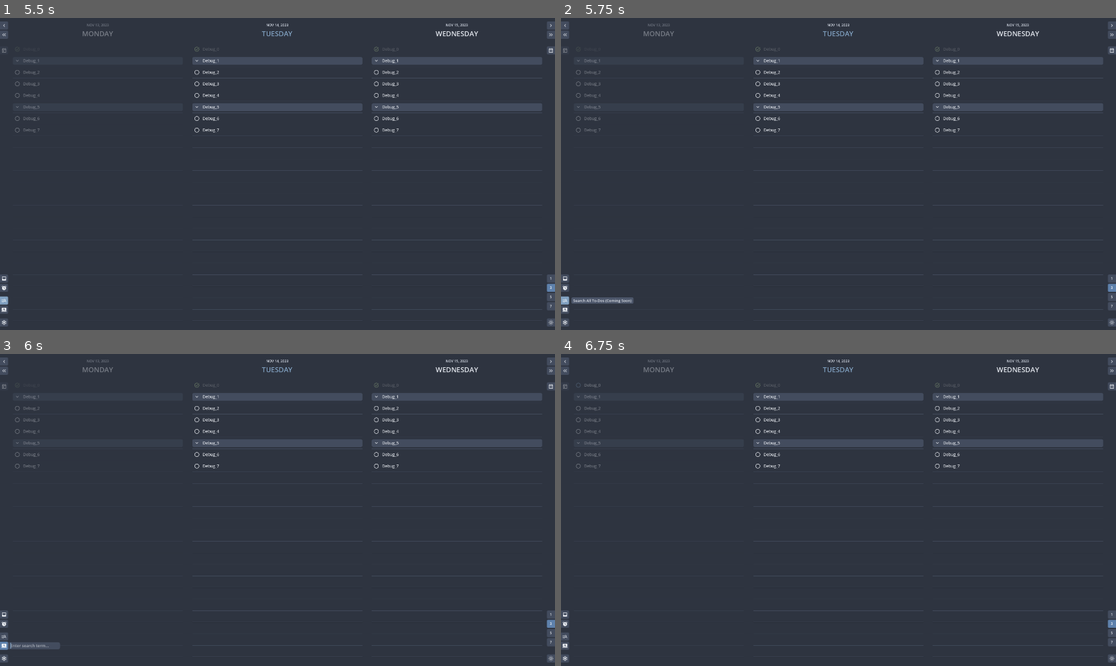
Above: before the commit, frames 1-4 (two rows, left to right).
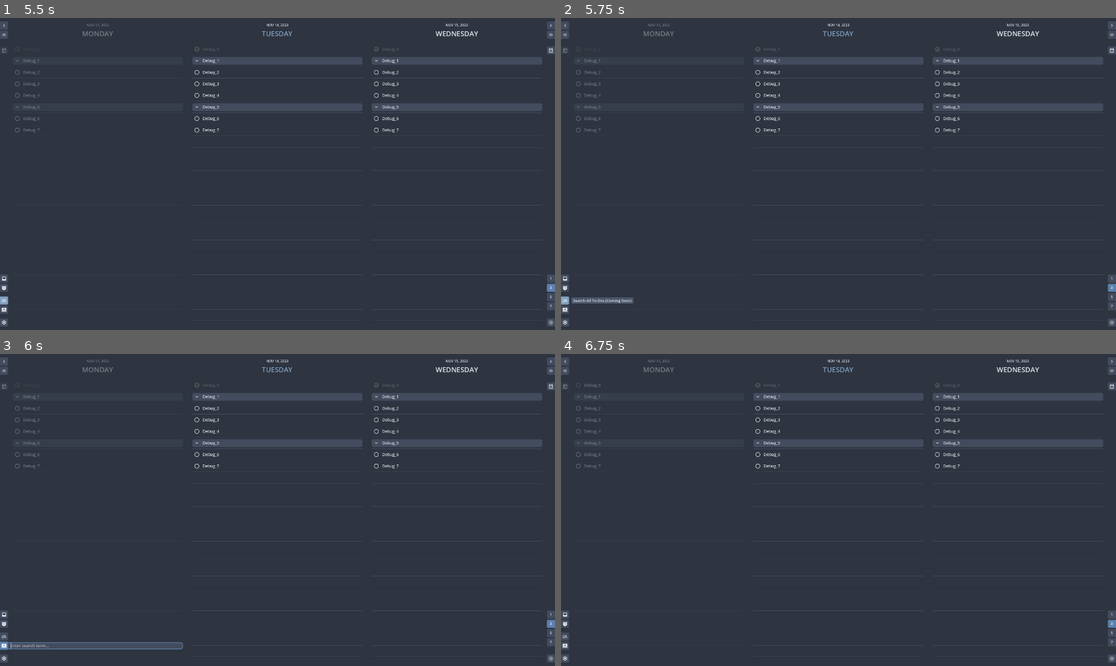
Above: after the commit, the same moments.

Repository: njamster/habituary
Game: Godot game, scene res://entry_point/entry_point.tscn
The game is run twice, just before and just after one commit, with the same random seed, the same clock (stepped at 60 frames per second) and the same inputs.
Inputs (mouse positions are in pixels of both pictures, inside the frame that each line leads up to):
- Up to frame 1 (5.5 s): click (549, 24) at 0.5 s; click (549, 24) at 1.25 s; click (5, 24) at 2 s; click (5, 49) at 2.75 s; click (5, 280) at 3.5 s; click (5, 286) at 4.25 s; click (5, 301) at 5 s
- Up to frame 2 (5.75 s): no input
- Up to frame 3 (6 s): click (5, 647) at 5.75 s
- Up to frame 4 (6.75 s): click (577, 385) at 6.52 s

Frames 1-2 are identical in both runs. In frame 3, 0.5% of the frame differs, in the area x 1-34%, y 92-95%; in frame 4, nothing differs.

Commit message:
Adjust search bar size & position with window size
Not quite satisfied with it yet, though. In its current position the
search panel will overlap with the leftmost to-do list, covering up a
(potentially) matching item. Might have to overthink the UI again.

- Adds a 2px border to the search bar panel.
- Also, changes the input actions for setting the viewmodes from plain
  number keys to additionaly require holding ALT now.

Diff:
--- a/main_window/overlay/overlay.gd
+++ b/main_window/overlay/overlay.gd
@@ -113,13 +113,3 @@
 		# consume any remaining unhandled input events here to stop it from propagating further up
 		# in the tree (i.e. beyond the scope of this overlay)
 		get_viewport().set_input_as_handled()
-
-
-func _on_search_bar_text_changed(new_text: String) -> void:
-	EventBus.search_query_changed.emit(new_text)
-
-
-func _on_search_bar_gui_input(event: InputEvent) -> void:
-	if event is InputEventKey and event.keycode == KEY_ESCAPE and event.pressed:
-		EventBus.search_query_changed.emit("")
-		close_overlay()
--- a/main_window/overlay/overlay.tscn
+++ b/main_window/overlay/overlay.tscn
@@ -3,16 +3,7 @@
 [ext_resource type="Script" path="res://main_window/overlay/overlay.gd" id="1_ippme"]
 [ext_resource type="PackedScene" uid="uid://l4kyh6xqycoy" path="res://main_window/overlay/calendar_widget/calendar_widget.tscn" id="2_4rb6r"]
 [ext_resource type="PackedScene" uid="uid://dkopw4i7xb1hs" path="res://main_window/overlay/settings_panel/settings_panel.tscn" id="2_qeh0g"]
-
-[sub_resource type="StyleBoxFlat" id="StyleBoxFlat_1rtvm"]
-content_margin_left = 8.0
-content_margin_top = 1.0
-content_margin_right = 8.0
-content_margin_bottom = 1.0
-bg_color = Color(0.262745, 0.298039, 0.368627, 1)
-corner_radius_top_right = 7
-corner_radius_bottom_right = 7
-corner_detail = 5
+[ext_resource type="PackedScene" uid="uid://s8tp0j755w33" path="res://main_window/overlay/search_bar/search_bar.tscn" id="4_3huye"]
 
 [node name="Overlay" type="CanvasLayer"]
 script = ExtResource("1_ippme")
@@ -35,27 +26,6 @@
 offset_right = 306.5
 offset_bottom = 150.5
 
-[node name="SearchBar" type="LineEdit" parent="."]
-custom_minimum_size = Vector2(180, 0)
-anchors_preset = 2
-anchor_top = 1.0
-anchor_bottom = 1.0
-offset_left = 28.0
-offset_top = -82.0
-offset_right = 208.0
-offset_bottom = -58.0
-grow_vertical = 0
-theme_override_constants/caret_width = 2
-theme_override_font_sizes/font_size = 14
-theme_override_styles/focus = SubResource("StyleBoxFlat_1rtvm")
-theme_override_styles/read_only = SubResource("StyleBoxFlat_1rtvm")
-theme_override_styles/normal = SubResource("StyleBoxFlat_1rtvm")
-placeholder_text = "Enter search term…"
-context_menu_enabled = false
-drag_and_drop_selection_enabled = false
-select_all_on_focus = true
-caret_blink = true
+[node name="SearchBar" parent="." instance=ExtResource("4_3huye")]
 
 [connection signal="gui_input" from="Background" to="." method="_on_background_gui_input"]
-[connection signal="gui_input" from="SearchBar" to="." method="_on_search_bar_gui_input"]
-[connection signal="text_changed" from="SearchBar" to="." method="_on_search_bar_text_changed"]
--- /dev/null
+++ b/main_window/overlay/search_bar/search_bar.gd
@@ -0,0 +1,32 @@
+extends LineEdit
+
+
+func _ready() -> void:
+	_on_window_size_changed()
+	get_tree().get_root().size_changed.connect(_on_window_size_changed)
+	EventBus.view_mode_changed.connect(func(_view_mode): _on_window_size_changed())
+
+
+func _on_window_size_changed() -> void:
+	# get the relevant nodes
+	# FIXME: avoid hardcoding the node paths
+	var list_view = get_node("/root/MainWindow/HBox/ListView/")
+	var search_button = get_node("/root/MainWindow/HBox/ToolbarLeft/ExtraPanelsWidget/SearchScreen")
+
+	# wait till the relevant nodes get resized
+	await get_tree().process_frame
+	await get_tree().process_frame
+
+	# FIXME: avoid hardcoded values
+	size.x = 16 + list_view.get_child(0).size.x
+	global_position.y = 2 + search_button.global_position.y
+
+
+func _on_text_changed(new_text: String) -> void:
+	EventBus.search_query_changed.emit(new_text)
+
+
+func _on_gui_input(event: InputEvent) -> void:
+	if event is InputEventKey and event.keycode == KEY_ESCAPE and event.pressed:
+		EventBus.search_query_changed.emit("")
+		get_parent().close_overlay()
--- /dev/null
+++ b/main_window/overlay/search_bar/search_bar.tscn
@@ -0,0 +1,42 @@
+[gd_scene load_steps=3 format=3 uid="uid://s8tp0j755w33"]
+
+[ext_resource type="Script" path="res://main_window/overlay/search_bar/search_bar.gd" id="1_pascc"]
+
+[sub_resource type="StyleBoxFlat" id="StyleBoxFlat_1rtvm"]
+content_margin_left = 8.0
+content_margin_top = 1.0
+content_margin_right = 8.0
+content_margin_bottom = 1.0
+bg_color = Color(0.262745, 0.298039, 0.368627, 1)
+border_width_top = 2
+border_width_right = 2
+border_width_bottom = 2
+border_color = Color(0.368627, 0.505882, 0.67451, 1)
+corner_radius_top_right = 7
+corner_radius_bottom_right = 7
+corner_detail = 5
+
+[node name="SearchBar" type="LineEdit"]
+custom_minimum_size = Vector2(180, 0)
+anchors_preset = 2
+anchor_top = 1.0
+anchor_bottom = 1.0
+offset_left = 28.0
+offset_top = -82.0
+offset_right = 208.0
+offset_bottom = -58.0
+grow_vertical = 0
+theme_override_constants/caret_width = 2
+theme_override_font_sizes/font_size = 14
+theme_override_styles/focus = SubResource("StyleBoxFlat_1rtvm")
+theme_override_styles/read_only = SubResource("StyleBoxFlat_1rtvm")
+theme_override_styles/normal = SubResource("StyleBoxFlat_1rtvm")
+placeholder_text = "Enter search term…"
+context_menu_enabled = false
+drag_and_drop_selection_enabled = false
+select_all_on_focus = true
+caret_blink = true
+script = ExtResource("1_pascc")
+
+[connection signal="gui_input" from="." to="." method="_on_gui_input"]
+[connection signal="text_changed" from="." to="." method="_on_text_changed"]
--- a/project.godot
+++ b/project.godot
@@ -46,22 +46,22 @@
 
 view_mode_1={
 "deadzone": 0.5,
-"events": [Object(InputEventKey,"resource_local_to_scene":false,"resource_name":"","device":-1,"window_id":0,"alt_pressed":false,"shift_pressed":false,"ctrl_pressed":f …(143 unchanged characters)…
+"events": [Object(InputEventKey,"resource_local_to_scene":false,"resource_name":"","device":-1,"window_id":0,"alt_pressed":true,"shift_pressed":false,"ctrl_pressed":f …(143 unchanged characters)…
 ]
 }
 view_mode_2={
 "deadzone": 0.5,
-"events": [Object(InputEventKey,"resource_local_to_scene":false,"resource_name":"","device":-1,"window_id":0,"alt_pressed":false,"shift_pressed":false,"ctrl_pressed":f …(143 unchanged characters)…
+"events": [Object(InputEventKey,"resource_local_to_scene":false,"resource_name":"","device":-1,"window_id":0,"alt_pressed":true,"shift_pressed":false,"ctrl_pressed":f …(143 unchanged characters)…
 ]
 }
 view_mode_3={
 "deadzone": 0.5,
-"events": [Object(InputEventKey,"resource_local_to_scene":false,"resource_name":"","device":-1,"window_id":0,"alt_pressed":false,"shift_pressed":false,"ctrl_pressed":f …(143 unchanged characters)…
+"events": [Object(InputEventKey,"resource_local_to_scene":false,"resource_name":"","device":-1,"window_id":0,"alt_pressed":true,"shift_pressed":false,"ctrl_pressed":f …(143 unchanged characters)…
 ]
 }
 view_mode_4={
 "deadzone": 0.5,
-"events": [Object(InputEventKey,"resource_local_to_scene":false,"resource_name":"","device":-1,"window_id":0,"alt_pressed":false,"shift_pressed":false,"ctrl_pressed":f …(143 unchanged characters)…
+"events": [Object(InputEventKey,"resource_local_to_scene":false,"resource_name":"","device":-1,"window_id":0,"alt_pressed":true,"shift_pressed":false,"ctrl_pressed":f …(143 unchanged characters)…
 ]
 }
 shift_view_backward={
